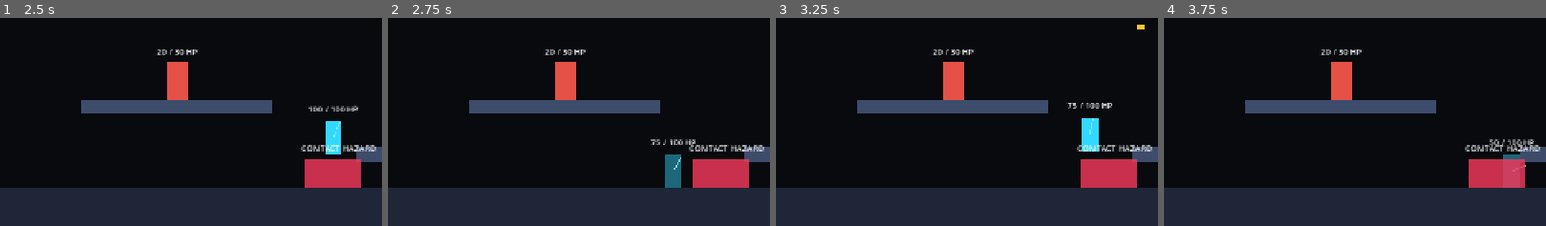
Above: before the commit, frames 1-4 (left to right).
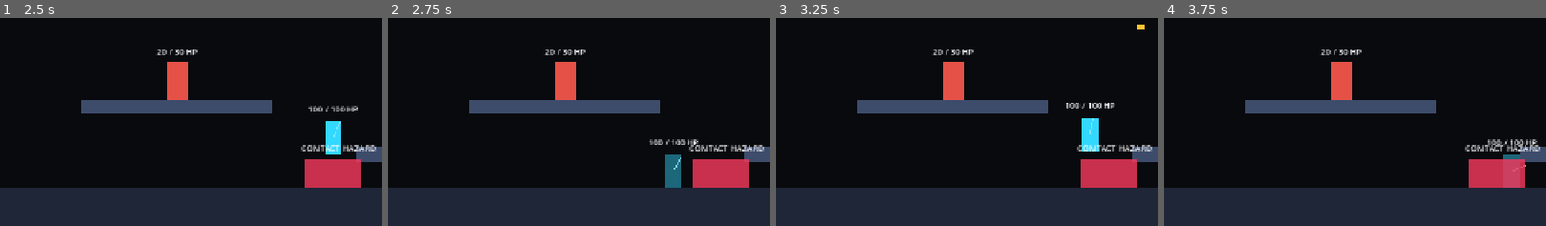
Above: after the commit, the same moments.

Repository: YangYuS8/riftwire
Game: Godot game, scene res://game/actors/player/movement_lab.tscn
The game is run twice, just before and just after one commit, with the same random seed, the same clock (stepped at 60 frames per second) and the same inputs.
Inputs (mouse positions are % of the whole screen's width and height, from its top left):
- Up to frame 1 (2.5 s): tap Enter at 0.5 s; move the mouse to (72, 43) at 0.52 s; hold D (move_right) 0.53-2.03 s; click (72, 43) at 0.6 s; tap Space (jump) at 0.77, 1.52 s; move the mouse to (30, 54) at 1.27 s; click (30, 54) at 1.35 s; move the mouse to (60, 26) at 2.02 s; hold A (move_left) from 2.03 s (still down); click (60, 26) at 2.1 s
- Up to frame 2 (2.75 s): keep holding A (move_left)
- Up to frame 3 (3.25 s): move the mouse to (45, 69) at 2.77 s; release A (move_left) at 2.78 s; hold D (move_right) from 2.78 s (still down); click (45, 69) at 2.85 s; tap Space (jump) at 3.02 s
- Up to frame 4 (3.75 s): keep holding D (move_right); move the mouse to (80, 64) at 3.52 s; click (80, 64) at 3.6 s
The pictures show only the part of the screen within x 3-53%, y 50-100%; the shares and areas given below are measured in that part.

Frame 1 is identical in both runs. In frame 2, 0.3% of the frame differs, in the area x 68-82%, y 58-62%; in frame 3, 0.3%; in frame 4, 0.3%, in the area x 84-98%, y 58-62%.

Commit message:
refactor(player): remove world-space health label presenter

Diff:
--- a/game/actors/player/player.gd
+++ b/game/actors/player/player.gd
@@ -21,7 +21,6 @@
 var _weapon: PlayerWeapon
 var _health_component: HealthComponent
 var _hurtbox: Hurtbox
-var _health_label: Label
 var _body_visual: CanvasItem
 var _spawn_global_position: Vector2
 var _respawn_remaining_seconds: float = 0.0
@@ -137,8 +136,6 @@
 		_health_component = get_node_or_null("HealthComponent") as HealthComponent
 	if _hurtbox == null:
 		_hurtbox = get_node_or_null("Hurtbox") as Hurtbox
-	if _health_label == null:
-		_health_label = get_node_or_null("HealthLabel") as Label
 	if _body_visual == null:
 		_body_visual = get_node_or_null("PlaceholderBody") as CanvasItem
 
@@ -147,8 +144,6 @@
 	assert(_health_component != null, "Player requires a HealthComponent child.")
 	assert(_hurtbox != null, "Player requires a Hurtbox child.")
 	_hurtbox.set_health_component(_health_component)
-	if not _health_component.health_changed.is_connected(_on_health_changed):
-		_health_component.health_changed.connect(_on_health_changed)
 	if not _health_component.depleted.is_connected(_on_health_depleted):
 		_health_component.depleted.connect(_on_health_depleted)
 	if not _hurtbox.damage_received.is_connected(_on_damage_received):
@@ -158,7 +153,6 @@
 	if not _hurtbox.invulnerability_ended.is_connected(_on_invulnerability_ended):
 		_hurtbox.invulnerability_ended.connect(_on_invulnerability_ended)
 	_health_component.configure(maximum_health)
-	_update_health_label()
 	_update_hit_recovery_presentation()
 
 
@@ -180,14 +174,6 @@
 func _on_invulnerability_ended() -> void:
 	_update_hit_recovery_presentation()
 	hit_recovery_ended.emit()
-
-
-func _on_health_changed(
-	_previous_health: float,
-	_current_health: float,
-	_maximum_health: float
-) -> void:
-	_update_health_label()
 
 
 func _on_health_depleted() -> void:
@@ -219,15 +205,6 @@
 	respawned.emit(_spawn_global_position)
 
 
-func _update_health_label() -> void:
-	if _health_label == null or _health_component == null:
-		return
-	_health_label.text = "%d / %d HP" % [
-		int(round(_health_component.current_health)),
-		int(round(_health_component.maximum_health)),
-	]
-
-
 func _update_hit_recovery_presentation() -> void:
 	if _body_visual == null:
 		return
